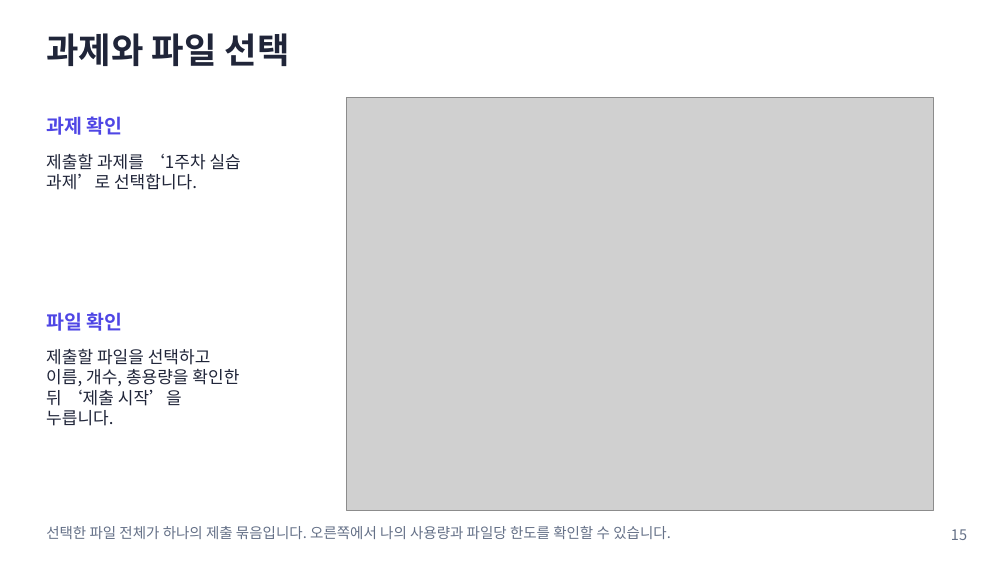
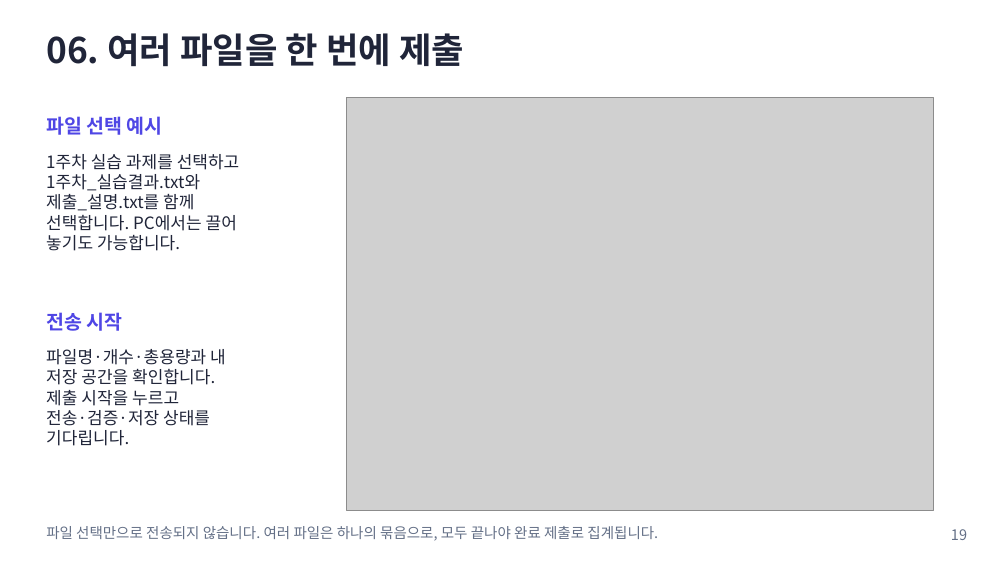
Before and after one commit to prozac0401/AssignmentHub, a slide deck: slide 19 of docs/manual/AssignmentHub_사용자_매뉴얼.pptx (slide 15 before the commit). Drawn at 1008x567 pixels with LibreOffice and Linux fonts; fonts in the diff are those of the drawing; grey boxes stand for pictures. Boxes give left, top, right and bottom in pixels: in the first picture for what was removed or moved away, otherwise in the second. Text is boxed around its words. In the diff, an @@ line names an element or a change of style, - is before the commit and + after.

```diff
--- a/docs/manual/AssignmentHub_사용자_매뉴얼.pptx
+++ b/docs/manual/AssignmentHub_사용자_매뉴얼.pptx
@@ text at bbox=[46, 33, 464, 67]: text changed @@
-과제와 파일 선택
+06. 여러 파일을 한 번에 제출
@@ text at bbox=[46, 116, 163, 135]: text changed @@
-과제 확인
+파일 선택 예시
@@ text at bbox=[46, 154, 240, 251]: text changed @@
-제출할 과제를 ‘1주차 실습
-과제’로 선택합니다.
+1주차 실습 과제를 선택하고
+1주차_실습결과.txt와
+제출_설명.txt를 함께
+선택합니다. PC에서는 끌어
+놓기도 가능합니다.
@@ text at bbox=[46, 312, 123, 331]: text changed @@
-파일 확인
+전송 시작
@@ text at bbox=[46, 349, 226, 446]: text changed @@
-제출할 파일을 선택하고
-이름, 개수, 총용량을 확인한
-뒤 ‘제출 시작’을
-누릅니다.
+파일명·개수·총용량과 내
+저장 공간을 확인합니다.
+제출 시작을 누르고
+전송·검증·저장 상태를
+기다립니다.
@@ text at bbox=[46, 526, 658, 541]: text changed @@
-선택한 파일 전체가 하나의 제출 묶음입니다. 오른쪽에서 나의 사용량과 파일당 한도를 확인할 수 있습니다.
+파일 선택만으로 전송되지 않습니다. 여러 파일은 하나의 묶음으로, 모두 끝나야 완료 제출로 집계됩니다.
@@ text at bbox=[951, 529, 967, 540]: text changed @@
-15
+19
```
Also in this commit, not shown: 25 other slides changed, 9 slides added, 1 slide removed, 54 other files.
